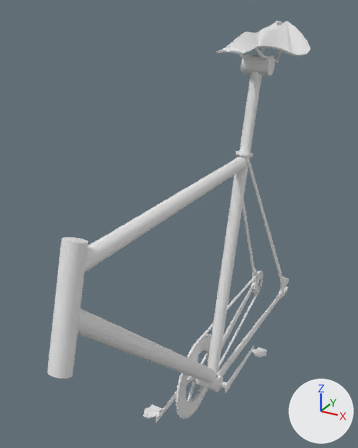
The OBJ model models/parts/frame_03_barcelona.obj as it was, and as the next commit left it.
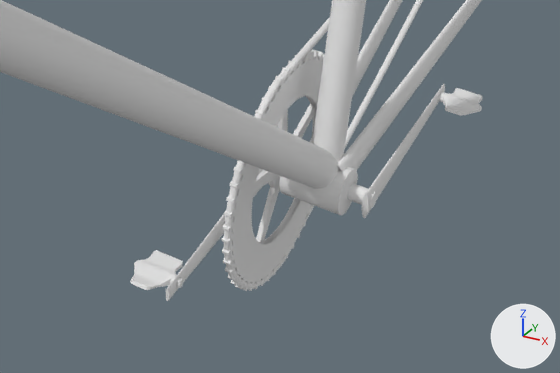
Old and new are each drawn whole from a 50 mm camera at (0.77, -1.5, 1.52) aimed at (-0.13, 0.15, 0.7) and again close up on the part from 27% to 82% of the width and 71% to 100% of the height. Every picture has the same lights, and +X, +Y and +Z are marked at lower right. Where no turn or scale is listed for an object, it has been applied to the vertices. Vertices at the same position are counted once.

Objects in the first close-up: 'BARCELONA'.
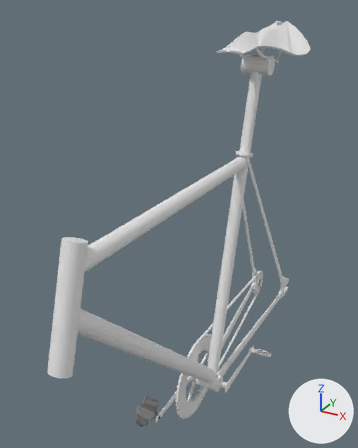
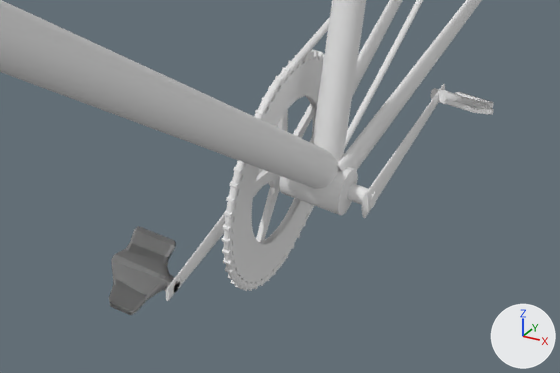
Commit message: [Fix]: Increase pedal size

Pixel boxes (x1, y1, x2, y2) of what changed, in the close-ups (560 x 373 px):
'BARCELONA', reshaped
    before: (0, 0, 483, 301)
    after: (0, 0, 482, 301)
'pedal_right', added
    after: (109, 226, 180, 315)
'pedal_right.001', added
    after: (430, 88, 494, 115)
part 1 of me_barcelona, cut back
    before: (439, 88, 483, 115)
part 2 of me_barcelona, cut back
    before: (130, 250, 184, 290)

Patch to the scene script:
```diff
--- a/models/parts/frame_03_barcelona.obj.py
+++ b/models/parts/frame_03_barcelona.obj.py
@@ mat_default_obj_007 @@
+mat_default_obj_007 = principled_material('Default_OBJ.007')
+mat_default_obj_007.base_color = (0.8, 0.8, 0.8)  # white #e7e7e7
+mat_default_obj_007.roughness = 1.0
@@ mat_default_obj_008 @@
+mat_default_obj_008 = principled_material('Default_OBJ.008')
+mat_default_obj_008.base_color = (0.8, 0.8, 0.8)  # white #e7e7e7
+mat_default_obj_008.roughness = 1.0
@@ me_barcelona @@
 # used by ob_barcelona; location = (0.0, 0.0, 0.0)
-me_barcelona.from_pydata(...)  # 11215 vertices, 9055 faces; spans x -0.17..0.18, y -0.78..1.1, z -0.3..1.46
+me_barcelona.from_pydata(...)  # 9668 vertices, 7650 faces; spans x -0.17..0.18, y -0.78..1.1, z -0.3..1.46
+# me_barcelona part 1: 10 vertices moved within x 0.09..0.1, y 0.51..0.52, z -0.12..-0.1; 878 vertices removed from x 0.09..0.17, y 0.47..0.56, z -0.12..-0.1
+# me_barcelona part 2: 102 vertices moved within x -0.09, y -0.11..-0.1, z -0.11..-0.09; 669 vertices removed from x -0.17..-0.08, y -0.15..-0.06, z -0.11..-0.08
 me_barcelona.materials.append(mat_default_obj)
@@ me_pedal_right_001 @@
+me_pedal_right_001.from_pydata(...)  # 1434 vertices, 1276 faces; spans x 0.0783..0.1941, y 0.4643..0.5761, z -0.1393..-0.0716
+me_pedal_right_001.materials.append(mat_default_obj_007)  # white #e7e7e7
@@ me_pedal_right @@
+me_pedal_right.from_pydata(...)  # 1434 vertices, 1276 faces; spans x -0.2016..-0.0859, y -0.1735..-0.0609, z -0.1297..-0.0651
+me_pedal_right.materials.append(mat_default_obj_008)  # white #e7e7e7
@@ ob_pedal_right_001 @@
+ob_pedal_right_001 = bpy.data.objects.new('pedal_right.001', me_pedal_right_001)
+ob_pedal_right_001.location = (0.0, 0.0, 0.0)
@@ ob_pedal_right @@
+ob_pedal_right = bpy.data.objects.new('pedal_right', me_pedal_right)
+ob_pedal_right.location = (0.0, 0.0, 0.0)
```
